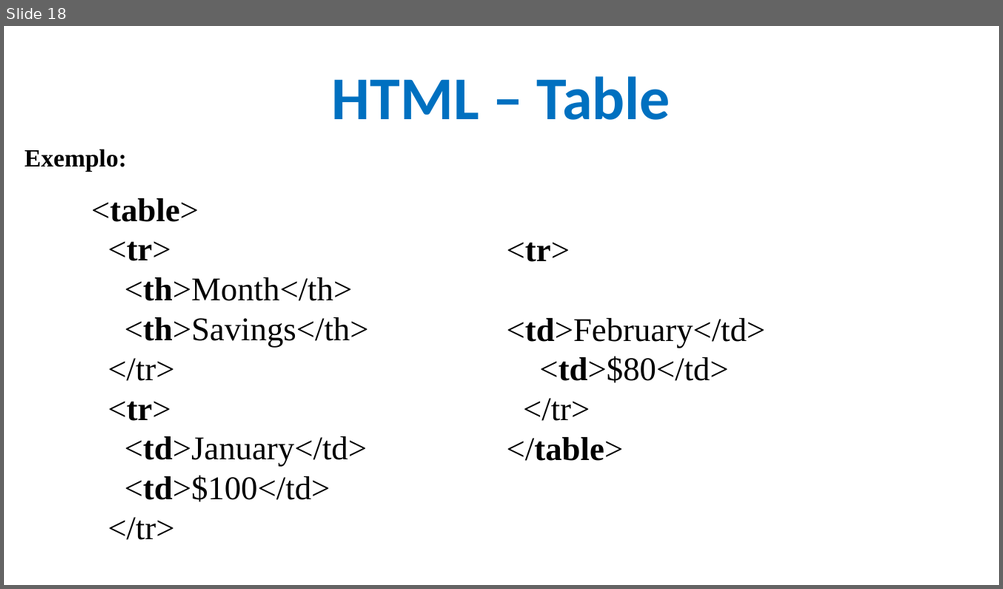
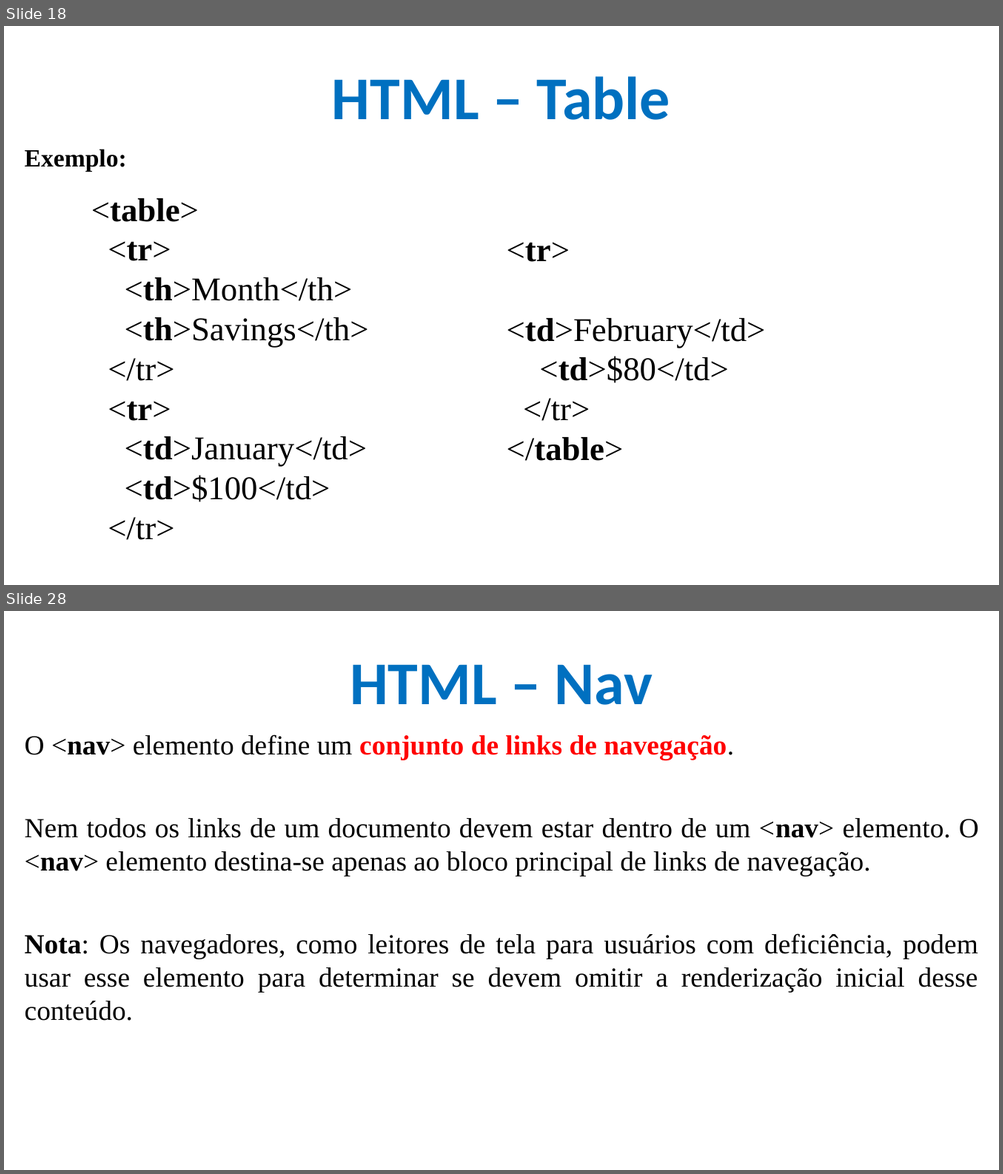
Before and after one commit to CloudEducationBrazil/WydenDesenvolvimentoWebPHP, a slide deck: 01 Classes/Aula 04 Desenvolvimento Web - HTML.pptx. Shown one above the other, each under a label of ours: slide 18 before the commit, slides 18 and 28 after it; the slides between them are not shown. The pictures are 1003x589 and 1003x1174 pixels, drawn with LibreOffice and Linux fonts; fonts in the diff are those of the drawing; background and template pictures are left out. Boxes give left, top, right and bottom in pixels: in the first picture for what was removed or moved away, otherwise in the second. Text is boxed around its words. In the diff, an @@ line names an element or a change of style, - is before the commit and + after.

Commit message:
Atuazliação Aula HTML

```diff
--- a/01 Classes/Aula 04 Desenvolvimento Web - HTML.pptx
+++ b/01 Classes/Aula 04 Desenvolvimento Web - HTML.pptx
@@ slide 28 added at bbox=[4, 611, 999, 1170], background picture (left out) @@
@@ title added at bbox=[350, 664, 652, 705], 44 pt, text #0070C0, bold @@
+HTML – Nav
@@ text added at bbox=[25, 735, 979, 1021], 20 pt, text #000000 @@
+O <nav> elemento define um conjunto de links de navegação.
+Nem todos os links de um documento devem estar dentro de um <nav> elemento. O <nav> elemento destina-se apenas ao bloco principal de links de navegação.
+Nota: Os navegadores, como leitores de tela para usuários com deficiência, podem usar esse elemento para determinar se devem omitir a renderização inicial desse conteúdo.
```
Also in this commit, not shown: 11 slides changed, 21 other slides added.
